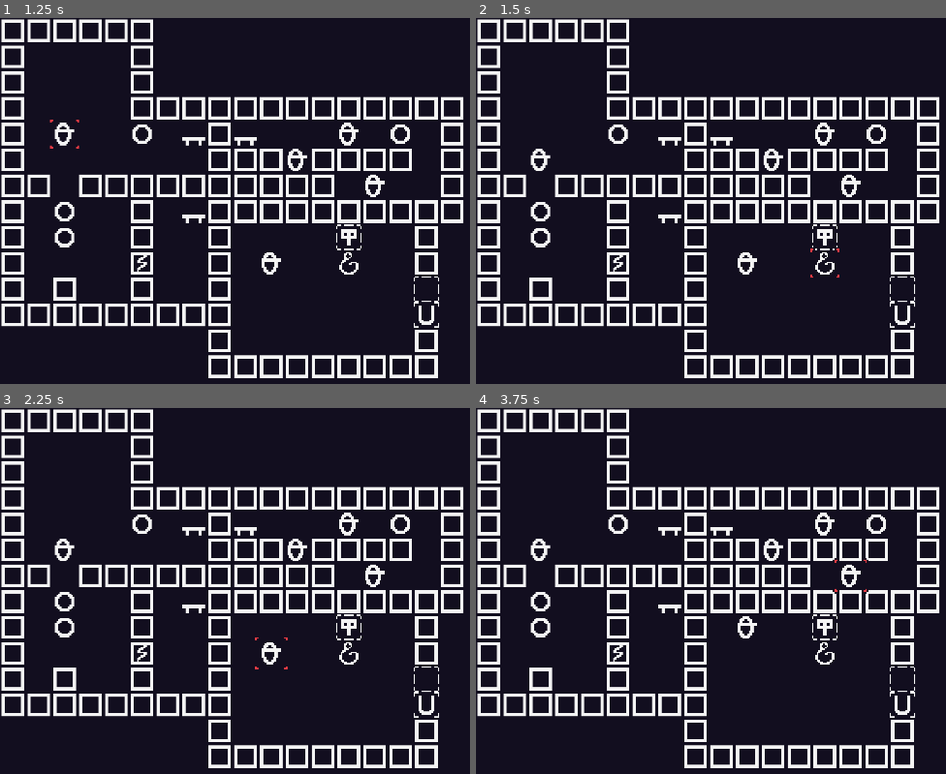
Above: before the commit, frames 1-4 (two rows, left to right).
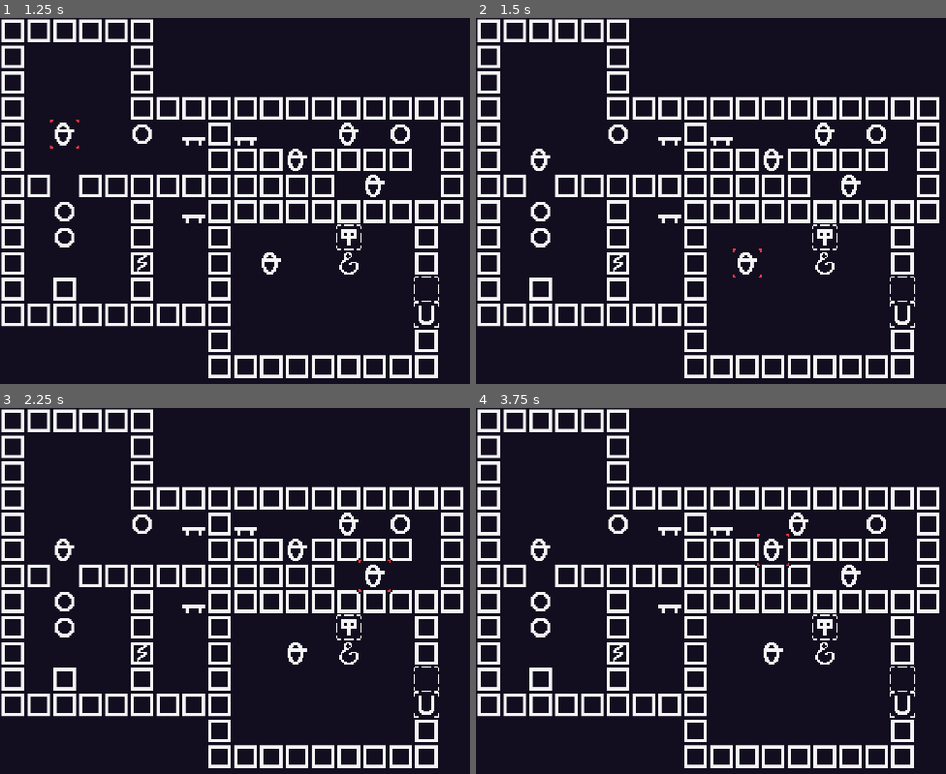
Above: after the commit, the same moments.

Repository: jletellier/olesa
Game: Godot game, scene res://maps/map_a_001.tscn
Two runs of this game, one before a commit and one after it. Both use one fixed random seed, a clock stepped at 60 frames per second and the inputs below. The project has no main scene, so this scene is started directly.
Inputs:
- Up to frame 1 (1.25 s): tap Enter at 0.5 s; hold Right (game_right) from 0.53 s (still down); hold Tab (ui_focus_next) from 0.53 s (still down)
- Up to frame 2 (1.5 s): tap Space at 1.25 s; release Right (game_right) at 1.28 s; release Tab (ui_focus_next) at 1.28 s; hold Down (game_down) from 1.28 s (still down); tap Tab (ui_focus_next) at 1.35 s
- Up to frame 3 (2.25 s): tap Enter at 2 s; release Down (game_down) at 2.03 s; hold Right (game_right) from 2.03 s (still down); hold Tab (ui_focus_next) from 2.03 s (still down)
- Up to frame 4 (3.75 s): tap Space at 2.75 s; release Right (game_right) at 2.78 s; release Tab (ui_focus_next) at 2.78 s; hold Up (game_up) 2.78-3.53 s; tap Tab (ui_focus_next) at 2.85 s; tap Enter at 3.5 s; hold Left (game_left) from 3.53 s (still down); hold Tab (ui_focus_next) from 3.53 s (still down)

Frame 1 is identical in both runs. In frame 2, less than 0.1% of the frame differs, in the area x 54-78%, y 62-71%; in frame 3, 0.3%; in frame 4, 0.6%, in the area x 55-84%, y 28-71%.

Commit message:
Change more tiles to entities

Diff:
--- /dev/null
+++ b/entities/container.tscn
@@ -0,0 +1,16 @@
+[gd_scene load_steps=4 format=3 uid="uid://deqm0i2a2hk42"]
+
+[ext_resource type="Script" path="res://entities/entity.gd" id="1_y8g7b"]
+[ext_resource type="Texture2D" uid="uid://bmgfwl4d4w600" path="res://assets/sprites.png" id="2_kp2hf"]
+
+[sub_resource type="AtlasTexture" id="AtlasTexture_j2147"]
+atlas = ExtResource("2_kp2hf")
+region = Rect2(112, 32, 16, 16)
+
+[node name="Container" type="Node2D"]
+script = ExtResource("1_y8g7b")
+texture = SubResource("AtlasTexture_j2147")
+type = &"container"
+
+[node name="Sprite2D" type="Sprite2D" parent="."]
+texture = SubResource("AtlasTexture_j2147")
--- /dev/null
+++ b/entities/door.tscn
@@ -0,0 +1,16 @@
+[gd_scene load_steps=4 format=3 uid="uid://bjffhhg145jto"]
+
+[ext_resource type="Script" path="res://entities/entity.gd" id="1_ion1v"]
+[ext_resource type="Texture2D" uid="uid://bmgfwl4d4w600" path="res://assets/sprites.png" id="2_1vwym"]
+
+[sub_resource type="AtlasTexture" id="AtlasTexture_j2147"]
+atlas = ExtResource("2_1vwym")
+region = Rect2(96, 0, 16, 16)
+
+[node name="Door" type="Node2D"]
+script = ExtResource("1_ion1v")
+texture = SubResource("AtlasTexture_j2147")
+type = &"door"
+
+[node name="Sprite2D" type="Sprite2D" parent="."]
+texture = SubResource("AtlasTexture_j2147")
--- a/entities/entity.gd
+++ b/entities/entity.gd
@@ -9,6 +9,7 @@
 
 @export var texture: Texture2D
 @export var type := &""
+@export var selectable := false
 
 var pos := Vector2i.ZERO
 
@@ -35,14 +36,19 @@
 func collide_with(target_entity: Entity) -> void:
 	if type == "lawa" and target_entity.type == "lawa":
 		free_requested.emit()
+		return
+
+	if (type == "object" and target_entity.type == "wall_cracked") or \
+			(type == "wall_cracked" and target_entity.type == "object"):
+		free_requested.emit()
+		return
 
 
 func can_push(target_entity: Entity) -> bool:
 	if type == "lawa":
-		match target_entity.type:
-			"lawa":
-				return false
-			"jo":
-				return true
+		return (target_entity.type in ["jo", "object"])
+
+	if type == "object":
+		return (target_entity.type in ["lawa", "jo", "object", "wall_cracked"])
 
 	return false
--- a/entities/jo.tscn
+++ b/entities/jo.tscn
@@ -11,6 +11,7 @@
 script = ExtResource("1_j38fi")
 texture = SubResource("AtlasTexture_j2147")
 type = &"jo"
+selectable = true
 
 [node name="Sprite2D" type="Sprite2D" parent="."]
 texture = SubResource("AtlasTexture_j2147")
--- a/entities/lawa.tscn
+++ b/entities/lawa.tscn
@@ -11,6 +11,7 @@
 script = ExtResource("1_r43hi")
 texture = SubResource("AtlasTexture_j2147")
 type = &"lawa"
+selectable = true
 
 [node name="Sprite2D" type="Sprite2D" parent="."]
 texture = SubResource("AtlasTexture_j2147")
--- /dev/null
+++ b/entities/object.tscn
@@ -0,0 +1,16 @@
+[gd_scene load_steps=4 format=3 uid="uid://c4x4ro56q7hk"]
+
+[ext_resource type="Script" path="res://entities/entity.gd" id="1_5cs4m"]
+[ext_resource type="Texture2D" uid="uid://bmgfwl4d4w600" path="res://assets/sprites.png" id="2_1frbk"]
+
+[sub_resource type="AtlasTexture" id="AtlasTexture_j2147"]
+atlas = ExtResource("2_1frbk")
+region = Rect2(32, 0, 16, 16)
+
+[node name="Object" type="Node2D"]
+script = ExtResource("1_5cs4m")
+texture = SubResource("AtlasTexture_j2147")
+type = &"object"
+
+[node name="Sprite2D" type="Sprite2D" parent="."]
+texture = SubResource("AtlasTexture_j2147")
--- /dev/null
+++ b/entities/surface.tscn
@@ -0,0 +1,16 @@
+[gd_scene load_steps=4 format=3 uid="uid://bo6rcyeb2v3ub"]
+
+[ext_resource type="Script" path="res://entities/entity.gd" id="1_vrsf7"]
+[ext_resource type="Texture2D" uid="uid://bmgfwl4d4w600" path="res://assets/sprites.png" id="2_mhrcu"]
+
+[sub_resource type="AtlasTexture" id="AtlasTexture_j2147"]
+atlas = ExtResource("2_mhrcu")
+region = Rect2(48, 0, 16, 16)
+
+[node name="Surface" type="Node2D"]
+script = ExtResource("1_vrsf7")
+texture = SubResource("AtlasTexture_j2147")
+type = &"surface"
+
+[node name="Sprite2D" type="Sprite2D" parent="."]
+texture = SubResource("AtlasTexture_j2147")
--- /dev/null
+++ b/entities/wall_cracked.tscn
@@ -0,0 +1,16 @@
+[gd_scene load_steps=4 format=3 uid="uid://vswtppcekq0g"]
+
+[ext_resource type="Script" path="res://entities/entity.gd" id="1_7dbmx"]
+[ext_resource type="Texture2D" uid="uid://bmgfwl4d4w600" path="res://assets/sprites.png" id="2_dxdso"]
+
+[sub_resource type="AtlasTexture" id="AtlasTexture_j2147"]
+atlas = ExtResource("2_dxdso")
+region = Rect2(80, 0, 16, 16)
+
+[node name="WallCracked" type="Node2D"]
+script = ExtResource("1_7dbmx")
+texture = SubResource("AtlasTexture_j2147")
+type = &"wall_cracked"
+
+[node name="Sprite2D" type="Sprite2D" parent="."]
+texture = SubResource("AtlasTexture_j2147")
--- a/maps/map.gd
+++ b/maps/map.gd
@@ -3,8 +3,16 @@
 
 const Entity := preload("res://entities/entity.gd")
 const EntitySelect := preload("res://ui/hints/entity_select.gd")
-const LawaScene := preload("res://entities/lawa.tscn")
-const JoScene := preload("res://entities/jo.tscn")
+
+const ENTITY_SCENES := {
+	Vector2i(1, 0): preload("res://entities/lawa.tscn"),
+	Vector2i(0, 1): preload("res://entities/jo.tscn"),
+	Vector2i(2, 0): preload("res://entities/object.tscn"),
+	Vector2i(3, 0): preload("res://entities/surface.tscn"),
+	Vector2i(5, 0): preload("res://entities/wall_cracked.tscn"),
+	Vector2i(6, 0): preload("res://entities/door.tscn"),
+	Vector2i(7, 2): preload("res://entities/container.tscn"),
+}
 
 const TILE_EMPTY := Vector2i(-1, -1)
 const TILE_WALL := Vector2i(0, 0)
@@ -22,12 +30,8 @@
 
 const HINT_DOOR := Vector2i(6, 1)
 
-const ENTITY_SCENES := {
-	Vector2i(1, 0): LawaScene,
-	Vector2i(0, 1): JoScene
-}
-
 var _entity_map := {} # Typing: Dictionary[Vector2i, Entity]
+var _selectable_entities: Array[Entity] = []
 var _selected_entity: Entity
 
 @onready var _block_layer := $"BlockLayer" as TileMapLayer
@@ -102,21 +106,19 @@
 
 
 func select_next_entity() -> void:
-	if _entity_map.is_empty():
-		return
-
-	var current_pos_idx := -1
-	var entity_positions := _entity_map.keys()
-
+	if _selectable_entities.is_empty():
+		return
+
+	var current_idx := -1
 	if _selected_entity != null:
-		for i in range(entity_positions.size()):
-			var entity_pos := entity_positions[i] as Vector2i
-			if entity_pos == _selected_entity.pos:
-				current_pos_idx = i
+		for i in range(_selectable_entities.size()):
+			var entity := _selectable_entities[i]
+			if entity.pos == _selected_entity.pos:
+				current_idx = i
 				break
 
-	var next_pos_idx := (current_pos_idx + 1) % entity_positions.size()
-	_selected_entity = _entity_map[entity_positions[next_pos_idx]]
+	var next_idx := (current_idx + 1) % _selectable_entities.size()
+	_selected_entity = _selectable_entities[next_idx]
 
 	update_hints(true)
 
@@ -127,11 +129,25 @@
 	entity.pos = pos
 	entity.move_requested.connect(_on_entity_move_requested.bind(entity))
 	entity.free_requested.connect(_on_entity_free_requested.bind(entity))
+	_entities_container.add_child(entity)
 
 	_entity_map[pos] = entity
-	_entities_container.add_child(entity)
+
+	if entity.selectable:
+		_selectable_entities.append(entity)
 
 	if _selected_entity == null:
+		select_next_entity()
+
+
+func remove_entity(entity: Entity) -> void:
+	if entity.selectable:
+		_selectable_entities.erase(entity)
+
+	_entity_map.erase(entity.pos)
+	entity.queue_free()
+
+	if entity == _selected_entity:
 		select_next_entity()
 
 
@@ -225,8 +241,4 @@
 
 
 func _on_entity_free_requested(entity: Entity):
-	_entity_map.erase(entity.pos)
-	entity.queue_free()
-
-	if entity == _selected_entity:
-		select_next_entity()
+	remove_entity(entity)
